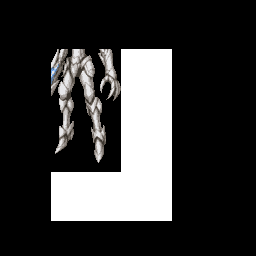
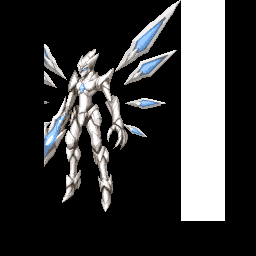
Revision of a layered w=256, h=256 image; what changed, layer by layer:
painted on "Head" over [121, 49, 143, 77]
painted on "Arm_R" over [51, 91, 121, 221]
painted on "Sholder_L" over [145, 81, 155, 101]
painted on "Arm_L" over [149, 95, 172, 150]
painted on "Body" over [112, 68, 158, 127]
painted on "Shoulder_R" over [113, 84, 123, 99]
painted on "Thigh_L" over [130, 118, 146, 154]
painted on "Calf_L" over [136, 146, 153, 181]
painted on "Foot_L" over [142, 174, 157, 212]
painted on "Thigh_R" over [109, 121, 126, 150]
painted on "Calf_R" over [110, 146, 125, 183]
painted on "Foot_R" over [106, 170, 125, 203]
added group "Wing" with 8 layers above "UnderLay" over [44, 0, 225, 137]
added layer "Wing_R1" in group "Wing" over [44, 44, 111, 80]
added layer "Wing_R2" in group "Wing" over [46, 51, 101, 88]
added layer "Wing_R3" in group "Wing" over [59, 96, 93, 108]
added layer "Wing_R4" in group "Wing" over [70, 121, 96, 135]
added layer "Wing_L1" in group "Wing" over [159, 0, 225, 72]
added layer "Wing_L2" in group "Wing" over [168, 50, 221, 85]
added layer "Wing_L3" in group "Wing" over [169, 98, 210, 109]
added layer "Wing_L4" in group "Wing" over [167, 124, 191, 137]